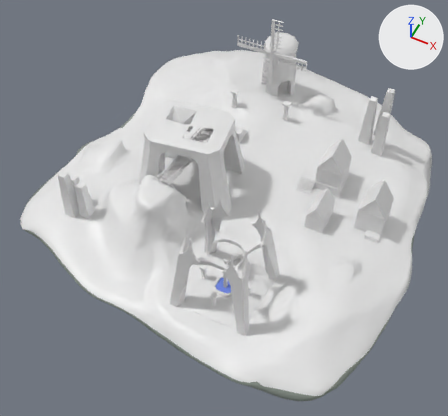
A saved change to the FBX model Assets/_Project/Models/Maps/skyisland.fbx.
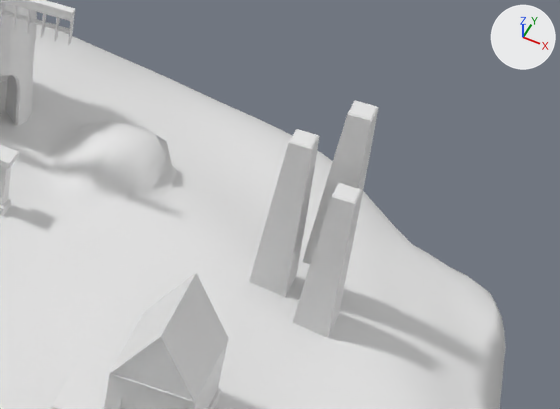
The first picture shows the older version from a camera (50 mm lens) standing at (89.0, -193.0, 218.0) and looking at (-6.0, -3.0, -19.0). The close-ups show the older and then the newer version on the part from 64% to 100% of the width and 14% to 43% of the height of that picture. Only the edits that show in the close-ups are written down. Arrows for +X, +Y and +Z are at upper right; the lights stay in place. Objects named as collision shapes, trigger or cutter boxes, shadow casters or lower levels of detail are left out. Where no turn or scale is listed for an object, it has been applied to the vertices. Vertices at exactly the same position are counted once.

Names of what the first close-up shows: 'props', 'skyisland', 'windmill'.
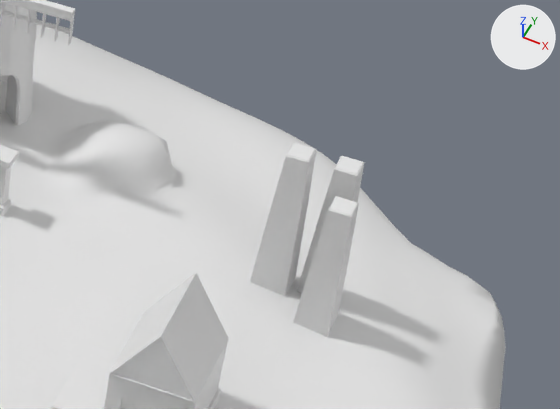
What differs and where, as boxes (x1, y1, x2, y2) in the close-ups (560 x 409 px):
```json
{"object": "props", "change": "reshaped", "before": [0, 1, 379, 409], "after": [0, 1, 365, 409]}
{"part": 1, "of": "me_props_001", "change": "rebuilt", "before": [292, 183, 362, 338], "after": [293, 196, 359, 337]}
{"part": 2, "of": "me_props_001", "change": "rebuilt", "before": [249, 129, 319, 297], "after": [250, 142, 316, 296]}
{"part": 3, "of": "me_props_001", "change": "rebuilt", "before": [302, 101, 379, 264], "after": [297, 156, 365, 294]}
```

Scene script edits in JSON lines:
```json
{"op": "add", "block": "mat_emission", "code": ["mat_emission = principled_material('emission')", "mat_emission.base_color = (0.8, 0.8, 0.8)  # white #e7e7e7", "mat_emission.roughness = 0.4"]}
{"block": "me_props_001", "where": "# used by ob_props; location = (24.7, -64.1, 9.5)"}
{"op": "remove", "block": "me_props_001", "code": "me_props_001.from_pydata(...)  # 5181 vertices, 5247 faces; spans x -83.2..48.5, y -16.7..127.5, z -10.6..39.5"}
{"op": "add", "block": "me_props_001", "code": "me_props_001.from_pydata(...)  # 5197 vertices, 10610 faces; spans x -83.2..48.5, y -16.7..127.5, z -10.6..39.5"}
{"block": "me_props_001", "change": "me_props_001 part 1: the loose piece of 20 vertices spanning x 29.1..34.5, y 97.0..102.4, z 2.1..27.3 is rebuilt with 20 vertices and now spans x 29.1..34.5, y 97.0..102.4, z -0.1..25.1"}
{"block": "me_props_001", "change": "me_props_001 part 2: the loose piece of 16 vertices spanning x 21.4..26.8, y 101.5..106.9, z 5.1..30.3 is rebuilt with 20 vertices and now spans x 21.4..26.8, y 101.5..106.9, z 2.9..28.1"}
{"block": "me_props_001", "change": "me_props_001 part 3: the loose piece of 16 vertices spanning x 27.6..33.0, y 103.5..108.9, z 10.6..35.8 is rebuilt with 20 vertices and now spans x 27.6..33.0, y 103.5..108.9, z 1.5..26.7"}
{"block": "me_props_001", "change": "other edits to the shape of me_props_001 do not show in these pictures"}
{"op": "add", "block": "me_props_001", "code": "me_props_001.materials.append(mat_emission)  # white #e7e7e7"}
```
